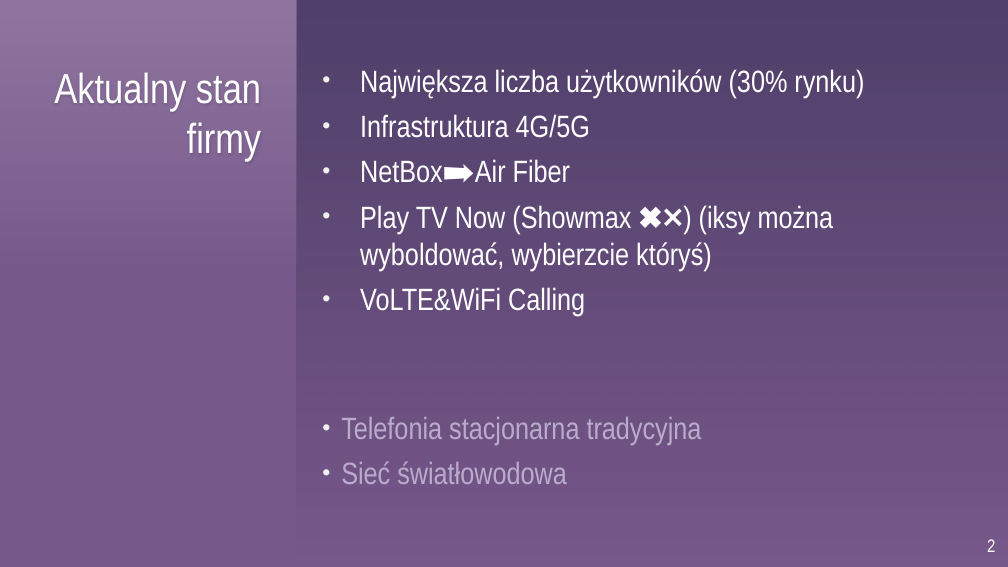
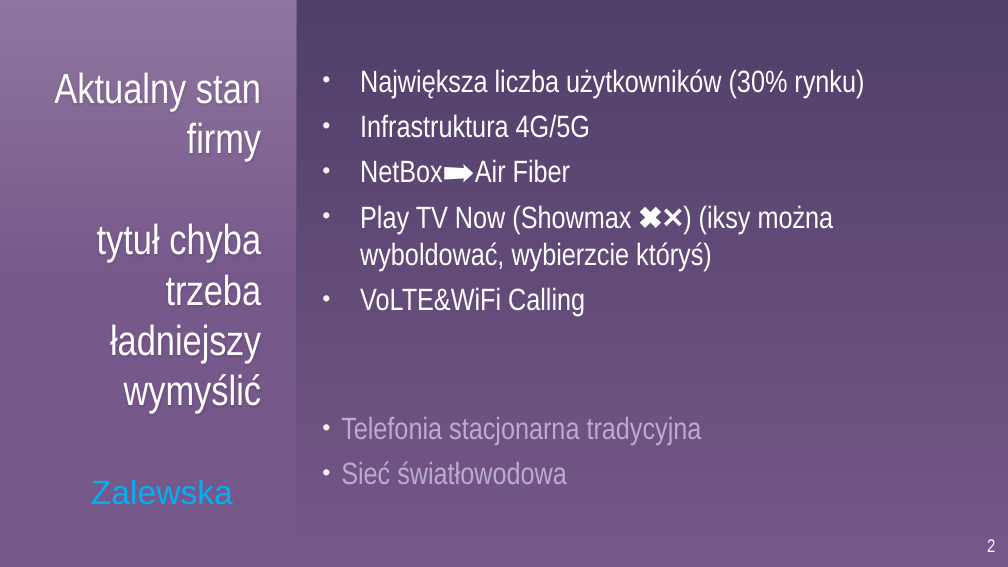
Before and after one commit to Tuptaju/OST, a slide deck: slide 2 of OST - draft.pptx. Drawn at 1008x567 pixels with LibreOffice and Linux fonts; fonts in the diff are those of the drawing; background and template pictures are left out. Boxes give left, top, right and bottom in pixels: in the first picture for what was removed or moved away, otherwise in the second. Text is boxed around its words. In the diff, an @@ line names an element or a change of style, - is before the commit and + after.

```diff
--- a/OST - draft.pptx
+++ b/OST - draft.pptx
@@ title at (54, 72, 262, 413): text changed @@
-Aktualny stan firmy
+Aktualny stan firmy
+tytuł chyba trzeba ładniejszy wymyślić
@@ text added at (91, 479, 233, 504), 24 pt, text #00B0F0 @@
+Zalewska
```
Also in this commit, not shown: 5 other slides changed, 1 other file.
